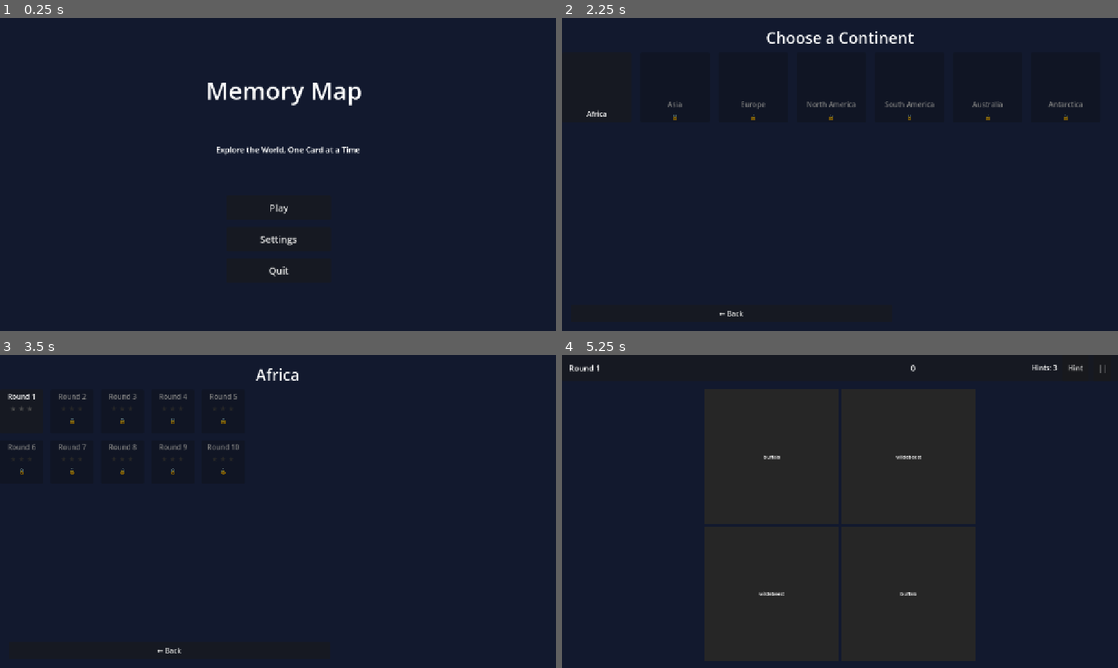
Above: before the commit, frames 1-4 (two rows, left to right).
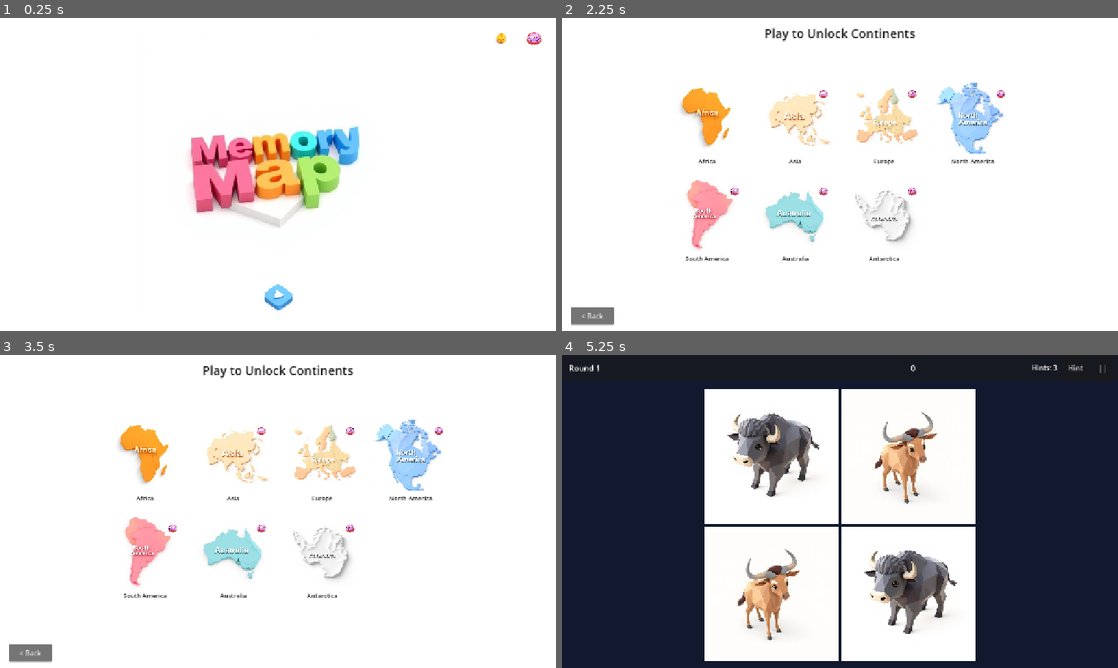
Above: after the commit, the same moments.

Repository: Hsbharath/memory-game
Game: Godot game, scene res://scenes/screens/MainMenu.tscn
The game is run twice, just before and just after one commit, with the same random seed, the same clock (stepped at 60 frames per second) and the same inputs.
Inputs (mouse positions are in pixels of both pictures, inside the frame that each line leads up to; where the layout moved, square brackets give the same spot in the first picture):
- Up to frame 1 (0.25 s): no input
- Up to frame 2 (2.25 s): click (1062, 36) [840, 240] at 0.5 s; click "← Back" (after the commit: "< Back") at 1.25 s; click (840, 296) [840, 208] at 2 s
- Up to frame 3 (3.5 s): click (33, 423) at 2.77 s
- Up to frame 4 (5.25 s): click (584, 411) at 3.52 s; click (706, 461) at 4.25 s, where only the run after the commit has a clickable "Africa"; click (584, 414) at 5.02 s

The runs differ from the first frame. In frame 1, 100% of the frame differs, in the area x 0-100%, y 0-100%; in frame 2, 100%; in frame 3, 100%; in frame 4, 41%.

Commit message:
africa: added screen1, scrren2 images

Diff:
--- a/data/continents/africa.json
+++ b/data/continents/africa.json
@@ -6,45 +6,45 @@
   "backgroundArt": "res://assets/images/continents/africa/background.png",
   "musicTrack": "res://assets/audio/music/africa_theme.ogg",
   "imagePool": [
-    "res://assets/images/continents/africa/lion.png",
-    "res://assets/images/continents/africa/elephant.png",
-    "res://assets/images/continents/africa/zebra.png",
-    "res://assets/images/continents/africa/giraffe.png",
-    "res://assets/images/continents/africa/mask.png",
-    "res://assets/images/continents/africa/drum.png",
-    "res://assets/images/continents/africa/baobab.png",
-    "res://assets/images/continents/africa/savannah.png",
-    "res://assets/images/continents/africa/rhino.png",
-    "res://assets/images/continents/africa/cheetah.png",
-    "res://assets/images/continents/africa/hippo.png",
-    "res://assets/images/continents/africa/gorilla.png",
-    "res://assets/images/continents/africa/flamingo.png",
-    "res://assets/images/continents/africa/pyramid.png",
-    "res://assets/images/continents/africa/parrot.png",
-    "res://assets/images/continents/africa/crocodile.png",
-    "res://assets/images/continents/africa/monkey.png",
-    "res://assets/images/continents/africa/snake.png",
-    "res://assets/images/continents/africa/leopard.png",
-    "res://assets/images/continents/africa/wildebeest.png",
-    "res://assets/images/continents/africa/ostrich.png",
-    "res://assets/images/continents/africa/warthog.png",
-    "res://assets/images/continents/africa/meerkat.png",
-    "res://assets/images/continents/africa/antelope.png",
-    "res://assets/images/continents/africa/hyena.png",
-    "res://assets/images/continents/africa/vulture.png",
-    "res://assets/images/continents/africa/mongoose.png",
-    "res://assets/images/continents/africa/impala.png",
-    "res://assets/images/continents/africa/buffalo.png",
-    "res://assets/images/continents/africa/tortoise.png",
-    "res://assets/images/continents/africa/chameleon.png",
-    "res://assets/images/continents/africa/pangolin.png",
-    "res://assets/images/continents/africa/honey_badger.png",
-    "res://assets/images/continents/africa/secretary_bird.png",
-    "res://assets/images/continents/africa/jackal.png",
-    "res://assets/images/continents/africa/weaverbird.png",
-    "res://assets/images/continents/africa/hornbill.png",
-    "res://assets/images/continents/africa/aardvark.png",
-    "res://assets/images/continents/africa/sunflower.png",
-    "res://assets/images/continents/africa/acacia.png"
+    "res://assets/images/continents/africa/lion.jpeg",
+    "res://assets/images/continents/africa/elephant.jpeg",
+    "res://assets/images/continents/africa/zebra.jpeg",
+    "res://assets/images/continents/africa/giraffe.jpeg",
+    "res://assets/images/continents/africa/mask.jpeg",
+    "res://assets/images/continents/africa/drum.jpeg",
+    "res://assets/images/continents/africa/baobab.jpeg",
+    "res://assets/images/continents/africa/savannah.jpeg",
+    "res://assets/images/continents/africa/rhino.jpeg",
+    "res://assets/images/continents/africa/cheetah.jpeg",
+    "res://assets/images/continents/africa/hippo.jpeg",
+    "res://assets/images/continents/africa/gorilla.jpeg",
+    "res://assets/images/continents/africa/flamingo.jpeg",
+    "res://assets/images/continents/africa/pyramid.jpeg",
+    "res://assets/images/continents/africa/parrot.jpeg",
+    "res://assets/images/continents/africa/crocodile.jpeg",
+    "res://assets/images/continents/africa/monkey.jpeg",
+    "res://assets/images/continents/africa/snake.jpeg",
+    "res://assets/images/continents/africa/leopard.jpeg",
+    "res://assets/images/continents/africa/wildebeest.jpeg",
+    "res://assets/images/continents/africa/ostrich.jpeg",
+    "res://assets/images/continents/africa/warthog.jpeg",
+    "res://assets/images/continents/africa/meerkat.jpeg",
+    "res://assets/images/continents/africa/antelope.jpeg",
+    "res://assets/images/continents/africa/hyena.jpeg",
+    "res://assets/images/continents/africa/vulture.jpeg",
+    "res://assets/images/continents/africa/mongoose.jpeg",
+    "res://assets/images/continents/africa/impala.jpeg",
+    "res://assets/images/continents/africa/buffalo.jpeg",
+    "res://assets/images/continents/africa/tortoise.jpeg",
+    "res://assets/images/continents/africa/chameleon.jpeg",
+    "res://assets/images/continents/africa/pangolin.jpeg",
+    "res://assets/images/continents/africa/honey_badger,.jpeg",
+    "res://assets/images/continents/africa/secretary_bird,.jpeg",
+    "res://assets/images/continents/africa/jackal.jpeg",
+    "res://assets/images/continents/africa/weaverbird.jpeg",
+    "res://assets/images/continents/africa/hornbill.jpeg",
+    "res://assets/images/continents/africa/aardvark.jpeg",
+    "res://assets/images/continents/africa/sunflower.jpeg",
+    "res://assets/images/continents/africa/acacia.jpeg"
   ]
 }
--- a/project.godot
+++ b/project.godot
@@ -41,3 +41,7 @@
 , Object(InputEventJoypadButton,"resource_local_to_scene":false,"resource_name":"","device":-1,"button_index":0,"pressure":0.0,"pressed":false,"script":null)
 ]
 }
+
+[rendering]
+
+textures/vram_compression/import_etc2_astc=true
--- a/scenes/components/Card.tscn
+++ b/scenes/components/Card.tscn
@@ -43,7 +43,7 @@
 anchor_right = 1.0
 anchor_bottom = 1.0
 expand_mode = 1
-stretch_mode = 5
+stretch_mode = 6
 visible = false
 
 [node name="FrontLabel" type="Label" parent="."]
--- a/scenes/components/ContinentButton.tscn
+++ b/scenes/components/ContinentButton.tscn
@@ -2,32 +2,49 @@
 
 [ext_resource type="Script" path="res://scripts/ui/ContinentButton.gd" id="1_cbtn"]
 
-[node name="ContinentButton" type="Button"]
-custom_minimum_size = Vector2(160, 160)
+[node name="ContinentButton" type="Control"]
+custom_minimum_size = Vector2(180, 200)
 script = ExtResource("1_cbtn")
 
-[node name="VBoxContainer" type="VBoxContainer" parent="."]
+[node name="Card" type="Button" parent="."]
 layout_mode = 1
 anchors_preset = 15
 anchor_right = 1.0
 anchor_bottom = 1.0
-offset_left = 8.0
+flat = true
+
+[node name="Image" type="TextureRect" parent="Card"]
+layout_mode = 1
+anchor_right = 1.0
+anchor_bottom = 1.0
+offset_bottom = -36.0
+expand_mode = 1
+stretch_mode = 6
+mouse_filter = 2
+
+[node name="NameLabel" type="Label" parent="Card"]
+layout_mode = 1
+anchor_top = 1.0
+anchor_right = 1.0
+anchor_bottom = 1.0
+offset_top = -36.0
+horizontal_alignment = 1
+vertical_alignment = 1
+theme_override_font_sizes/font_size = 14
+theme_override_colors/font_color = Color(0.1, 0.1, 0.1, 1)
+mouse_filter = 2
+
+[node name="LockIcon" type="TextureRect" parent="Card"]
+layout_mode = 1
+anchor_left = 1.0
+anchor_top = 0.0
+anchor_right = 1.0
+anchor_bottom = 0.0
+offset_left = -44.0
 offset_top = 8.0
 offset_right = -8.0
-offset_bottom = -8.0
-
-[node name="Flag" type="TextureRect" parent="VBoxContainer"]
-layout_mode = 2
+offset_bottom = 44.0
 expand_mode = 1
 stretch_mode = 5
-size_flags_vertical = 3
-custom_minimum_size = Vector2(0, 100)
-
-[node name="NameLabel" type="Label" parent="VBoxContainer"]
-layout_mode = 2
-horizontal_alignment = 1
-
-[node name="LockIcon" type="Label" parent="VBoxContainer"]
-layout_mode = 2
-horizontal_alignment = 1
-text = "🔒"
+visible = false
+mouse_filter = 2
--- a/scenes/components/RoundButton.tscn
+++ b/scenes/components/RoundButton.tscn
@@ -3,7 +3,7 @@
 [ext_resource type="Script" path="res://scripts/ui/RoundButton.gd" id="1_rbtn"]
 
 [node name="RoundButton" type="Button"]
-custom_minimum_size = Vector2(100, 100)
+custom_minimum_size = Vector2(110, 110)
 script = ExtResource("1_rbtn")
 
 [node name="VBoxContainer" type="VBoxContainer" parent="."]
@@ -15,29 +15,39 @@
 offset_top = 4.0
 offset_right = -4.0
 offset_bottom = -4.0
+theme_override_constants/separation = 4
 
 [node name="RoundLabel" type="Label" parent="VBoxContainer"]
 layout_mode = 2
 horizontal_alignment = 1
-text = "1"
+theme_override_font_sizes/font_size = 15
 
 [node name="StarsContainer" type="HBoxContainer" parent="VBoxContainer"]
 layout_mode = 2
 alignment = 1
+theme_override_constants/separation = 2
 
 [node name="Star1" type="Label" parent="VBoxContainer/StarsContainer"]
 layout_mode = 2
-text = "★"
+text = "  *  "
+horizontal_alignment = 1
+theme_override_font_sizes/font_size = 22
 
 [node name="Star2" type="Label" parent="VBoxContainer/StarsContainer"]
 layout_mode = 2
-text = "★"
+text = "  *  "
+horizontal_alignment = 1
+theme_override_font_sizes/font_size = 22
 
 [node name="Star3" type="Label" parent="VBoxContainer/StarsContainer"]
 layout_mode = 2
-text = "★"
+text = "  *  "
+horizontal_alignment = 1
+theme_override_font_sizes/font_size = 22
 
 [node name="LockLabel" type="Label" parent="VBoxContainer"]
 layout_mode = 2
 horizontal_alignment = 1
-text = "🔒"
+text = "LOCK"
+theme_override_font_sizes/font_size = 12
+theme_override_colors/font_color = Color(0.6, 0.6, 0.6, 1)
--- a/scenes/components/SpecialTile.tscn
+++ b/scenes/components/SpecialTile.tscn
@@ -6,24 +6,17 @@
 custom_minimum_size = Vector2(80, 80)
 script = ExtResource("1_special")
 
-[node name="BadgeTexture" type="TextureRect" parent="."]
+[node name="Background" type="ColorRect" parent="."]
+layout_mode = 1
+anchors_preset = 15
+anchor_right = 1.0
+anchor_bottom = 1.0
+color = Color(0.07, 0.1, 0.18, 1)
+
+[node name="Logo" type="TextureRect" parent="."]
 layout_mode = 1
 anchors_preset = 15
 anchor_right = 1.0
 anchor_bottom = 1.0
 expand_mode = 1
-stretch_mode = 5
-
-[node name="Label" type="Label" parent="."]
-layout_mode = 1
-anchors_preset = 8
-anchor_left = 0.5
-anchor_top = 0.5
-anchor_right = 0.5
-anchor_bottom = 0.5
-offset_left = -20.0
-offset_top = -20.0
-offset_right = 20.0
-offset_bottom = 20.0
-horizontal_alignment = 1
-vertical_alignment = 1
+stretch_mode = 6
--- a/scenes/screens/Gameplay.tscn
+++ b/scenes/screens/Gameplay.tscn
@@ -215,17 +215,17 @@
 
 [node name="Star1" type="Label" parent="CompleteLayer/CompletePanel/Panel/VBoxContainer/StarsContainer"]
 layout_mode = 2
-text = "★"
+text = "*"
 theme_override_font_sizes/font_size = 40
 
 [node name="Star2" type="Label" parent="CompleteLayer/CompletePanel/Panel/VBoxContainer/StarsContainer"]
 layout_mode = 2
-text = "★"
+text = "*"
 theme_override_font_sizes/font_size = 40
 
 [node name="Star3" type="Label" parent="CompleteLayer/CompletePanel/Panel/VBoxContainer/StarsContainer"]
 layout_mode = 2
-text = "★"
+text = "*"
 theme_override_font_sizes/font_size = 40
 
 [node name="ScoreLabel" type="Label" parent="CompleteLayer/CompletePanel/Panel/VBoxContainer"]
@@ -247,7 +247,7 @@
 [node name="NextButton" type="Button" parent="CompleteLayer/CompletePanel/Panel/VBoxContainer/HBoxContainer"]
 layout_mode = 2
 custom_minimum_size = Vector2(90, 44)
-text = "Next →"
+text = "Next >"
 
 [node name="MenuButton" type="Button" parent="CompleteLayer/CompletePanel/Panel/VBoxContainer/HBoxContainer"]
 layout_mode = 2
--- a/scenes/screens/MainMenu.tscn
+++ b/scenes/screens/MainMenu.tscn
@@ -2,7 +2,7 @@
 
 [ext_resource type="Script" uid="uid://bkbyg5c2iarou" path="res://scripts/ui/MainMenu.gd" id="1_mm"]
 
-[node name="MainMenu" type="Control" unique_id=146018235]
+[node name="MainMenu" type="Control"]
 layout_mode = 3
 anchors_preset = 15
 anchor_right = 1.0
@@ -11,79 +11,86 @@
 grow_vertical = 2
 script = ExtResource("1_mm")
 
-[node name="Background" type="ColorRect" parent="." unique_id=1189823113]
+[node name="Background" type="ColorRect" parent="."]
 layout_mode = 1
 anchors_preset = 15
 anchor_right = 1.0
 anchor_bottom = 1.0
-offset_left = -825.0
-offset_top = -480.0
-offset_right = 2087.0
-offset_bottom = 1716.0
-grow_horizontal = 2
-grow_vertical = 2
-color = Color(0.07, 0.1, 0.18, 1)
+color = Color(1, 1, 1, 1)
+mouse_filter = 2
 
-[node name="TitleLabel" type="Label" parent="." unique_id=1055816635]
+[node name="Logo" type="TextureRect" parent="."]
 layout_mode = 1
-anchors_preset = 5
-anchor_left = 0.5
-anchor_right = 0.5
-offset_left = -186.0
-offset_top = 128.0
-offset_right = 214.0
-offset_bottom = 208.0
-grow_horizontal = 2
-theme_override_font_sizes/font_size = 56
-text = "Memory Map"
-horizontal_alignment = 1
-
-[node name="SubtitleLabel" type="Label" parent="." unique_id=1401812698]
-layout_mode = 1
-anchors_preset = 5
-anchor_left = 0.5
-anchor_right = 0.5
-offset_left = -177.0
-offset_top = 290.0
-offset_right = 223.0
-offset_bottom = 330.0
-grow_horizontal = 2
-theme_override_font_sizes/font_size = 18
-text = "Explore the World, One Card at a Time"
-horizontal_alignment = 1
-
-[node name="CenterContainer" type="CenterContainer" parent="." unique_id=774596834]
-layout_mode = 1
-anchors_preset = 8
 anchor_left = 0.5
 anchor_top = 0.5
 anchor_right = 0.5
 anchor_bottom = 0.5
-offset_left = -640.0
-offset_top = -73.0
-offset_right = 644.0
-offset_bottom = 372.0
 grow_horizontal = 2
 grow_vertical = 2
+expand_mode = 0
+stretch_mode = 5
+mouse_filter = 2
 
-[node name="VBoxContainer" type="VBoxContainer" parent="CenterContainer" unique_id=454707003]
-layout_mode = 2
+[node name="TopRightIcons" type="HBoxContainer" parent="."]
+layout_mode = 1
+anchor_left = 1.0
+anchor_top = 0.0
+anchor_right = 1.0
+anchor_bottom = 0.0
+offset_left = -156.0
+offset_top = 16.0
+offset_right = -16.0
+offset_bottom = 76.0
+grow_horizontal = 0
 theme_override_constants/separation = 16
 
-[node name="PlayButton" type="Button" parent="CenterContainer/VBoxContainer" unique_id=1174765456]
-custom_minimum_size = Vector2(240, 56)
+[node name="SettingsButton" type="Button" parent="TopRightIcons"]
 layout_mode = 2
-theme_override_font_sizes/font_size = 22
-text = "Play"
+custom_minimum_size = Vector2(60, 60)
+flat = true
 
-[node name="SettingsButton" type="Button" parent="CenterContainer/VBoxContainer" unique_id=1415059833]
-custom_minimum_size = Vector2(240, 56)
+[node name="SettingsIcon" type="TextureRect" parent="TopRightIcons/SettingsButton"]
+layout_mode = 1
+anchors_preset = 15
+anchor_right = 1.0
+anchor_bottom = 1.0
+expand_mode = 1
+stretch_mode = 5
+mouse_filter = 2
+
+[node name="QuitButton" type="Button" parent="TopRightIcons"]
 layout_mode = 2
-theme_override_font_sizes/font_size = 22
-text = "Settings"
+custom_minimum_size = Vector2(60, 60)
+flat = true
 
-[node name="QuitButton" type="Button" parent="CenterContainer/VBoxContainer" unique_id=1201500812]
-custom_minimum_size = Vector2(240, 56)
-layout_mode = 2
-theme_override_font_sizes/font_size = 22
-text = "Quit"
+[node name="QuitIcon" type="TextureRect" parent="TopRightIcons/QuitButton"]
+layout_mode = 1
+anchors_preset = 15
+anchor_right = 1.0
+anchor_bottom = 1.0
+expand_mode = 1
+stretch_mode = 5
+mouse_filter = 2
+
+[node name="PlayButton" type="Button" parent="."]
+layout_mode = 1
+anchor_left = 0.5
+anchor_top = 1.0
+anchor_right = 0.5
+anchor_bottom = 1.0
+offset_left = -60.0
+offset_top = -140.0
+offset_right = 60.0
+offset_bottom = -20.0
+grow_horizontal = 2
+grow_vertical = 0
+flat = true
+
+[node name="PlayIcon" type="TextureRect" parent="PlayButton"]
+layout_mode = 1
+anchors_preset = 15
+anchor_right = 1.0
+anchor_bottom = 1.0
+expand_mode = 1
+stretch_mode = 5
+mouse_filter = 2
--- a/scenes/screens/RoundSelect.tscn
+++ b/scenes/screens/RoundSelect.tscn
@@ -54,4 +54,4 @@
 offset_top = -60.0
 offset_right = 120.0
 offset_bottom = -20.0
-text = "← Back"
+text = "< Back"
--- a/scenes/screens/Settings.tscn
+++ b/scenes/screens/Settings.tscn
@@ -132,4 +132,4 @@
 offset_top = -60.0
 offset_right = 120.0
 offset_bottom = -20.0
-text = "← Back"
+text = "< Back"
--- a/scenes/screens/WorldMap.tscn
+++ b/scenes/screens/WorldMap.tscn
@@ -14,7 +14,8 @@
 anchors_preset = 15
 anchor_right = 1.0
 anchor_bottom = 1.0
-color = Color(0.07, 0.10, 0.18, 1)
+color = Color(1, 1, 1, 1)
+mouse_filter = 2
 
 [node name="TitleLabel" type="Label" parent="."]
 layout_mode = 1
@@ -22,35 +23,40 @@
 anchor_left = 0.5
 anchor_right = 0.5
 offset_left = -200.0
-offset_top = 20.0
+offset_top = 16.0
 offset_right = 200.0
-offset_bottom = 70.0
-text = "Choose a Continent"
+offset_bottom = 56.0
+text = "Play to Unlock Continents"
 horizontal_alignment = 1
-theme_override_font_sizes/font_size = 36
+theme_override_font_sizes/font_size = 28
+theme_override_colors/font_color = Color(0.1, 0.1, 0.1, 1)
 
 [node name="ScrollContainer" type="ScrollContainer" parent="."]
 layout_mode = 1
 anchors_preset = 15
 anchor_right = 1.0
 anchor_bottom = 1.0
-offset_top = 80.0
-offset_bottom = -80.0
+offset_top = 64.0
+offset_bottom = -64.0
 
-[node name="ContinentsContainer" type="HFlowContainer" parent="ScrollContainer"]
+[node name="CenterWrapper" type="CenterContainer" parent="ScrollContainer"]
 layout_mode = 2
 size_flags_horizontal = 3
-theme_override_constants/h_separation = 20
-theme_override_constants/v_separation = 20
+size_flags_vertical = 3
+
+[node name="ContinentsContainer" type="GridContainer" parent="ScrollContainer/CenterWrapper"]
+layout_mode = 2
+columns = 4
+theme_override_constants/h_separation = 24
+theme_override_constants/v_separation = 24
 
 [node name="BackButton" type="Button" parent="."]
 layout_mode = 1
-anchors_preset = 7
-anchor_left = 0.0
 anchor_top = 1.0
 anchor_bottom = 1.0
 offset_left = 20.0
-offset_top = -60.0
+offset_top = -54.0
 offset_right = 120.0
-offset_bottom = -20.0
-text = "← Back"
+offset_bottom = -14.0
+text = "< Back"
+mouse_default_cursor_shape = 2
--- a/scripts/game/Card.gd
+++ b/scripts/game/Card.gd
@@ -29,16 +29,17 @@
 	card_index = idx
 
 	if back_texture != null:
-		# tint the back rect with texture — simplified: just keep color
-		pass
+		back_rect.color = Color(0.15, 0.25, 0.55, 1)
 
-	if img_id != "" and ResourceLoader.exists(img_id):
-		front_texture.texture = load(img_id)
-	else:
-		# No art yet — show the filename as readable text so cards are visible
-		var short_name = img_id.get_file().get_basename().replace("_", " ")
+	front_texture.texture = null
+	if img_id != "":
+		var tex = load(img_id) if ResourceLoader.exists(img_id) else null
+		if tex is Texture2D:
+			front_texture.texture = tex
+
+	if front_texture.texture == null:
+		var short_name = img_id.get_file().get_basename().replace("_", " ").replace(",", "")
 		front_label.text = short_name
-		front_label.visible = false  # shown when flipped to front
 
 func flip_up(animate: bool = true) -> void:
 	if state == State.MATCHED or state == State.LOCKED or state == State.FACE_UP:
@@ -103,11 +104,12 @@
 func _show_front() -> void:
 	back_rect.visible = false
 	back_label.visible = false
-	front_rect.visible = true
 	if front_texture.texture != null:
+		front_rect.visible = false
 		front_texture.visible = true
 		front_label.visible = false
 	else:
+		front_rect.visible = true
 		front_texture.visible = false
 		front_label.visible = true
 
--- a/scripts/game/SpecialTile.gd
+++ b/scripts/game/SpecialTile.gd
@@ -1,11 +1,10 @@
 extends Control
 class_name SpecialTile
 
-@onready var badge_texture: TextureRect = $BadgeTexture
-@onready var label: Label = $Label
+const LOGO_PATH = "res://assets/images/memory_map.jpeg"
 
-func setup(continent_id: String) -> void:
-	var continent = DataRepository.get_continent(continent_id)
-	label.text = continent.get("name", "").left(1).to_upper()
-	var bg_color = Color(continent.get("themeColor", "#888888"))
-	self_modulate = bg_color
+@onready var logo: TextureRect = $Logo
+
+func setup(_continent_id: String) -> void:
+	if ResourceLoader.exists(LOGO_PATH):
+		logo.texture = load(LOGO_PATH)
--- a/scripts/ui/ContinentButton.gd
+++ b/scripts/ui/ContinentButton.gd
@@ -1,13 +1,32 @@
-extends Button
+extends Control
 
-@onready var flag: TextureRect = $VBoxContainer/Flag
-@onready var name_label: Label = $VBoxContainer/NameLabel
-@onready var lock_icon: Label = $VBoxContainer/LockIcon
+signal pressed
+
+const LOCK_PATH = "res://assets/images/end.jpeg"
+
+@onready var card:       Button      = $Card
+@onready var image:      TextureRect = $Card/Image
+@onready var name_label: Label       = $Card/NameLabel
+@onready var lock_icon:  TextureRect = $Card/LockIcon
+
+var _is_unlocked: bool = false
 
 func setup(continent: Dictionary, is_unlocked: bool) -> void:
+	_is_unlocked = is_unlocked
 	name_label.text = continent.get("name", "")
-	lock_icon.visible = not is_unlocked
-	disabled = not is_unlocked
-	modulate = Color.WHITE if is_unlocked else Color(0.5, 0.5, 0.5, 1.0)
-	if ResourceLoader.exists(continent.get("backgroundArt", "")):
-		flag.texture = load(continent["backgroundArt"])
+
+	var img_path = "res://assets/images/%s.jpeg" % continent.get("id", "")
+	if ResourceLoader.exists(img_path):
+		image.texture = load(img_path)
+
+	if is_unlocked:
+		lock_icon.visible = false
+		card.disabled = false
+		card.mouse_default_cursor_shape = Control.CURSOR_POINTING_HAND
+		card.pressed.connect(func(): pressed.emit())
+	else:
+		if ResourceLoader.exists(LOCK_PATH):
+			lock_icon.texture = load(LOCK_PATH)
+		lock_icon.visible = true
+		card.disabled = true
+		card.mouse_default_cursor_shape = Control.CURSOR_ARROW
--- a/scripts/ui/MainMenu.gd
+++ b/scripts/ui/MainMenu.gd
@@ -1,22 +1,53 @@
 extends Control
 
-@onready var play_button: Button = $CenterContainer/VBoxContainer/PlayButton
-@onready var settings_button: Button = $CenterContainer/VBoxContainer/SettingsButton
-@onready var quit_button: Button = $CenterContainer/VBoxContainer/QuitButton
-@onready var title_label: Label = $TitleLabel
+const LOGO_PATH     = "res://assets/images/memory_map.jpeg"
+const PLAY_PATH     = "res://assets/images/play.jpeg"
+const SETTINGS_PATH = "res://assets/images/settings.jpeg"
+const QUIT_PATH     = "res://assets/images/end.jpeg"
+
+@onready var logo:            TextureRect = $Logo
+@onready var play_button:     Button      = $PlayButton
+@onready var play_icon:       TextureRect = $PlayButton/PlayIcon
+@onready var settings_button: Button      = $TopRightIcons/SettingsButton
+@onready var settings_icon:   TextureRect = $TopRightIcons/SettingsButton/SettingsIcon
+@onready var quit_button:     Button      = $TopRightIcons/QuitButton
+@onready var quit_icon:       TextureRect = $TopRightIcons/QuitButton/QuitIcon
 
 func _ready() -> void:
+	_load_textures()
+	_size_logo()
+	play_button.mouse_default_cursor_shape = Control.CURSOR_POINTING_HAND
+	settings_button.mouse_default_cursor_shape = Control.CURSOR_POINTING_HAND
+	quit_button.mouse_default_cursor_shape = Control.CURSOR_POINTING_HAND
 	play_button.pressed.connect(_on_play)
 	settings_button.pressed.connect(_on_settings)
 	quit_button.pressed.connect(_on_quit)
 	AudioController.play_music("res://assets/audio/music/main_menu_theme.ogg")
 
+func _load_textures() -> void:
+	if ResourceLoader.exists(LOGO_PATH):
+		logo.texture = load(LOGO_PATH)
+	if ResourceLoader.exists(PLAY_PATH):
+		play_icon.texture = load(PLAY_PATH)
+	if ResourceLoader.exists(SETTINGS_PATH):
+		settings_icon.texture = load(SETTINGS_PATH)
+	if ResourceLoader.exists(QUIT_PATH):
+		quit_icon.texture = load(QUIT_PATH)
+
+func _size_logo() -> void:
+	var vp = get_viewport().get_visible_rect().size
+	var w = vp.x * 0.8
+	var h = vp.y * 0.8
+	logo.offset_left   = -w * 0.5
+	logo.offset_top    = -h * 0.5
+	logo.offset_right  =  w * 0.5
+	logo.offset_bottom =  h * 0.5
+	logo.mouse_filter  = Control.MOUSE_FILTER_IGNORE
+
 func _on_play() -> void:
-	AudioController.play_sfx("button")
 	get_tree().change_scene_to_file("res://scenes/screens/WorldMap.tscn")
 
 func _on_settings() -> void:
-	AudioController.play_sfx("button")
 	get_tree().change_scene_to_file("res://scenes/screens/Settings.tscn")
 
 func _on_quit() -> void:
--- a/scripts/ui/WorldMap.gd
+++ b/scripts/ui/WorldMap.gd
@@ -2,7 +2,7 @@
 
 const CONTINENT_BUTTON_SCENE = preload("res://scenes/components/ContinentButton.tscn")
 
-@onready var continents_container: HFlowContainer = $ScrollContainer/ContinentsContainer
+@onready var continents_container: GridContainer = $ScrollContainer/CenterWrapper/ContinentsContainer
 @onready var back_button: Button = $BackButton
 
 func _ready() -> void:
Binary file added: assets/images/africa.jpeg
Binary file added: assets/images/antarctica.jpeg
Binary file added: assets/images/asia.jpeg
Binary file added: assets/images/australia.jpeg
Binary file added: assets/images/continents/africa/aardvark.jpeg
Binary file added: assets/images/continents/africa/acacia.jpeg
Binary file added: assets/images/continents/africa/antelope.jpeg
Binary file added: assets/images/continents/africa/baobab.jpeg
Binary file added: assets/images/continents/africa/buffalo.jpeg
Binary file added: assets/images/continents/africa/chameleon.jpeg
Binary file added: assets/images/continents/africa/cheetah.jpeg
Binary file added: assets/images/continents/africa/crocodile.jpeg
(and 39 more such lines)
